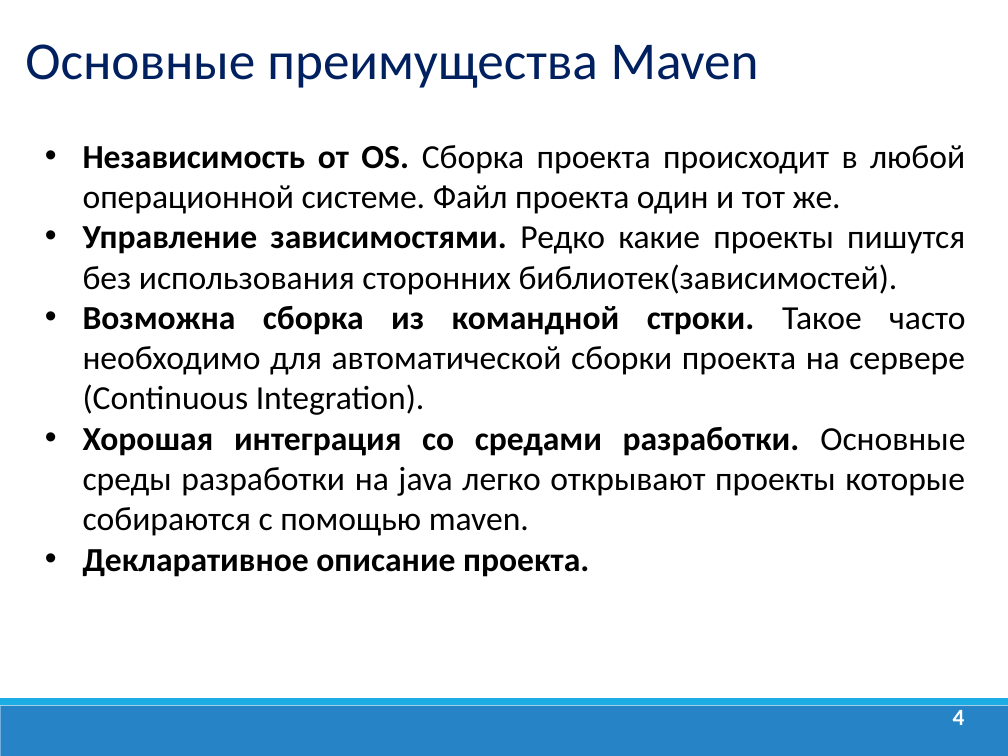
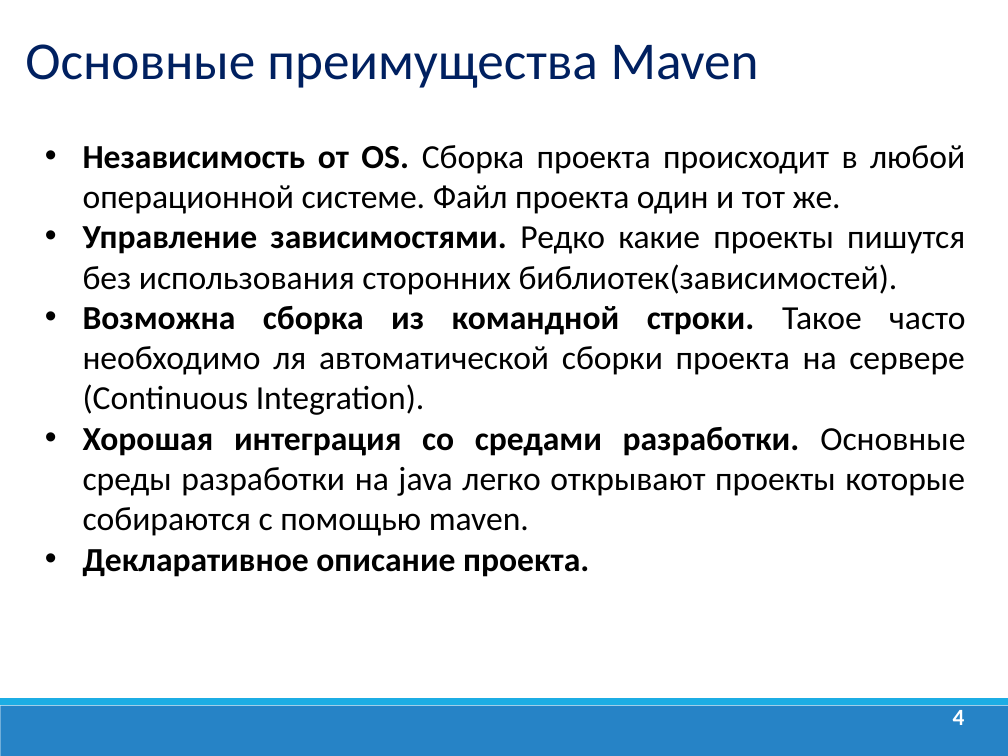
Before and after one commit to dmitry-academy/academy_5220, a slide deck: slide 4 of academy5220/resources/presentations/Java Lection 17. Maven. JUnit.ppt. Drawn at 1008x756 pixels with LibreOffice and Linux fonts; fonts in the diff are those of the drawing; background and template pictures are left out. Boxes give left, top, right and bottom in pixels: in the first picture for what was removed or moved away, otherwise in the second. Text is boxed around its words. In the diff, an @@ line names an element or a change of style, - is before the commit and + after.

```diff
--- a/academy5220/resources/presentations/Java Lection 17. Maven. JUnit.ppt
+++ b/academy5220/resources/presentations/Java Lection 17. Maven. JUnit.ppt
@@ text at [83,306,965,415]: text changed @@
-• Возможна сборка из командной строки. Такое часто необходимо для автоматической сборки проекта на сервере (Continuous Integration).
+• Возможна сборка из командной строки. Такое часто необходимо ля автоматической сборки проекта на сервере (Continuous Integration).
```
Also in this commit, not shown: 1 other file.
